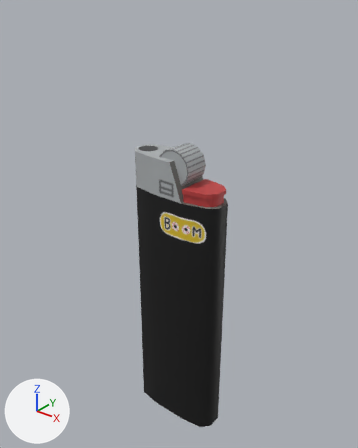
One commit to the FBX model ArtAssets/Props/Lighter/Lighter.fbx: the scene before it, then after it.
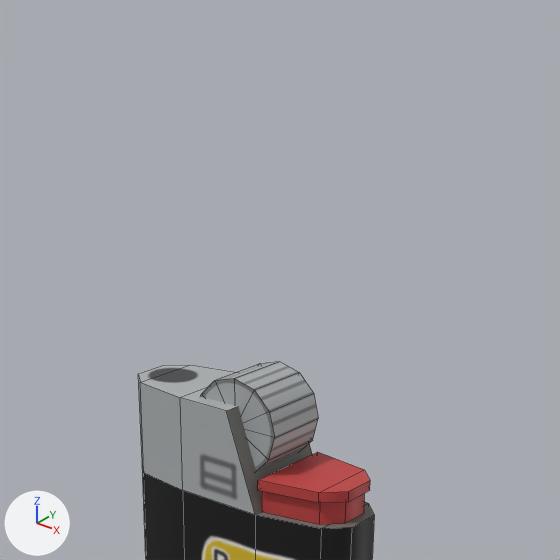
Each version appears first whole from a camera (50 mm lens) standing at (0.01031, -0.01293, 0.01176) and looking at (-0.00026, 0.00027, 0.00357), and next in a close-up on the part from 22% to 84% of the width and 0% to 49% of the height. The axes (+X, +Y, +Z) are drawn at lower left. The lights are the same throughout. The close-ups show mesh edges as thin lines. Where no turn or scale is listed for an object, it has been applied to the vertices.

In view in the first close-up: 'Body', 'Button', 'Wheel'.
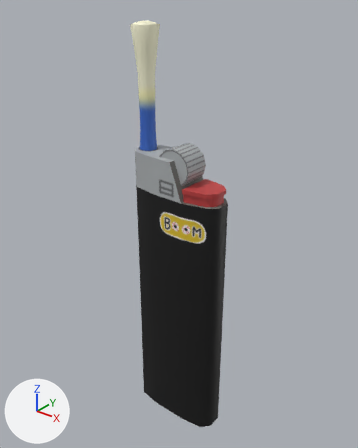
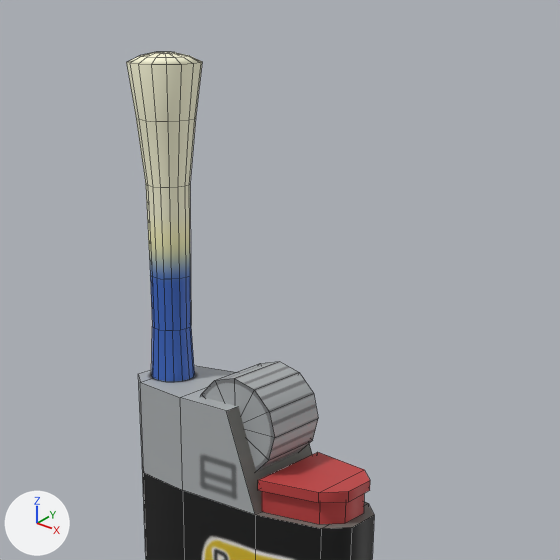
Where the change shows, as pixel boxes (x1, y1, x2, y2) in the close-ups (560 x 560 px):
'Flame', added: after (126, 52, 202, 382)

What the commit changed:
Picture 'Flame.png' (img_flame_png) is new.
Material 'M_Flame' (mat_m_flame) is new.
Its texture is img_flame_png (with its transparency).
Its roughness is 0.553.
Mesh me_mesh_003 is new.
It has 129 vertices, 128 faces and spans x -0.00049..0.00049, y -0.00049..0.00049, z 0.0..0.0043.
It uses material mat_m_flame (picture img_flame_png).
Object 'Flame' (ob_flame) is new; it shows me_mesh_003.
Its location is (-0.00146, 0.0, 0.00636).
